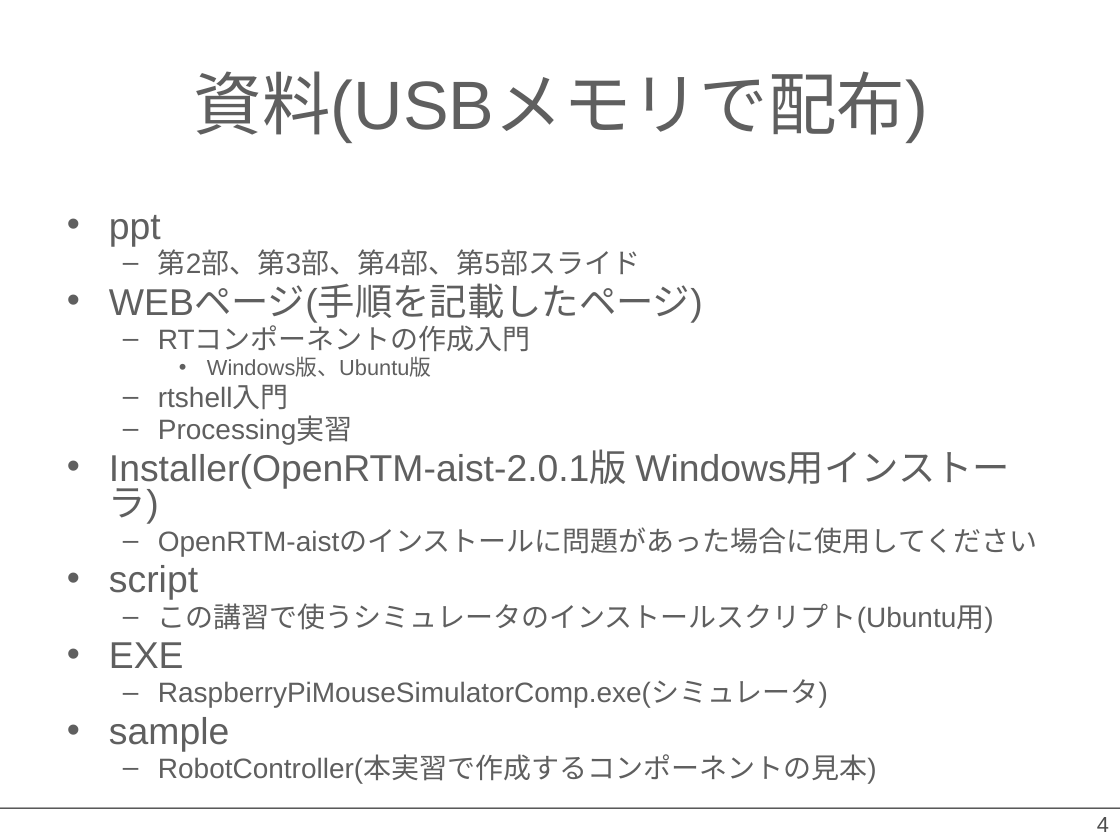
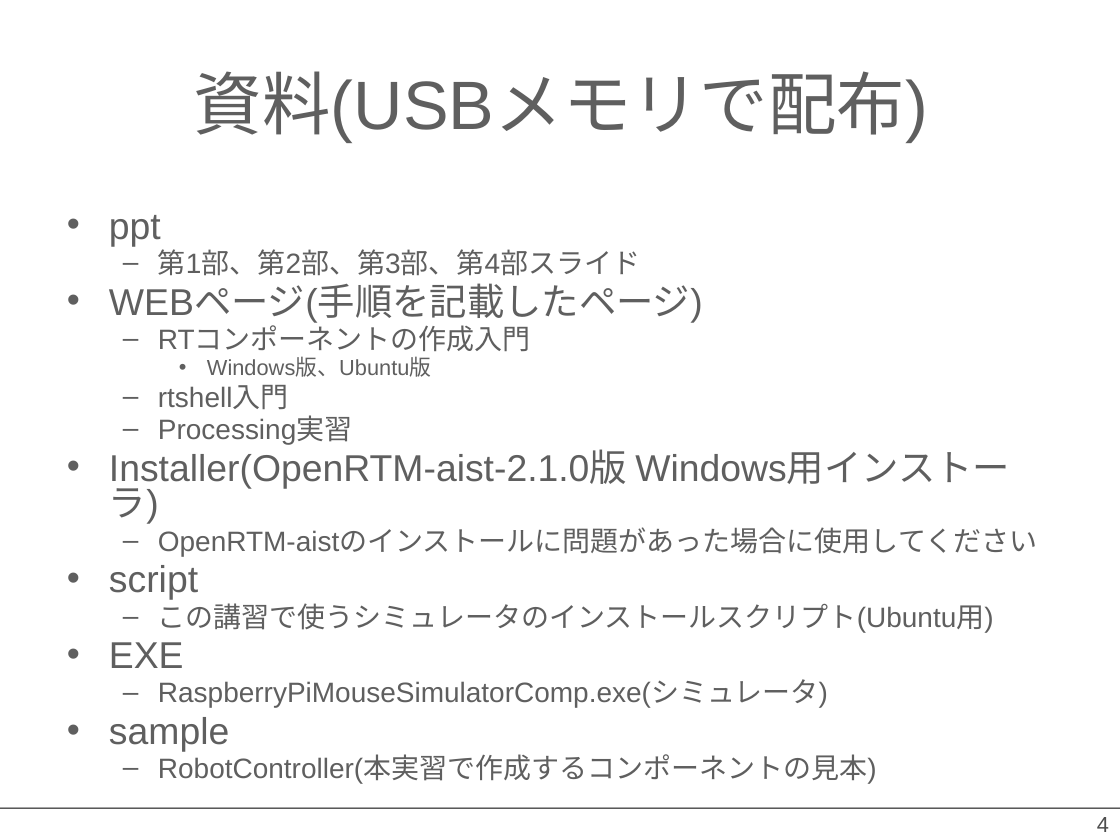
Before and after one commit to OpenRTM/RTM_Tutorial, a slide deck: slide 4 of ppt/インストールの確認.pptx. Drawn at 1120x840 pixels with LibreOffice and Linux fonts; fonts in the diff are those of the drawing; background and template pictures are left out. Boxes give left, top, right and bottom in pixels: in the first picture for what was removed or moved away, otherwise in the second. Text is boxed around its words. In the diff, an @@ line names an element or a change of style, - is before the commit and + after.

```diff
--- a/ppt/インストールの確認.pptx
+++ b/ppt/インストールの確認.pptx
@@ text at [158, 249, 640, 276]: text changed @@
-  – 第2部、第3部、第4部、第5部スライド
+  – 第1部、第2部、第3部、第4部スライド
@@ text at [109, 451, 627, 488]: text changed @@
-• Installer(OpenRTM-aist-2.0.1版 Windows用インストーラ)
+• Installer(OpenRTM-aist-2.1.0版 Windows用インストーラ)
```
Also in this commit, not shown: 4 other slides changed, 59 other files.
